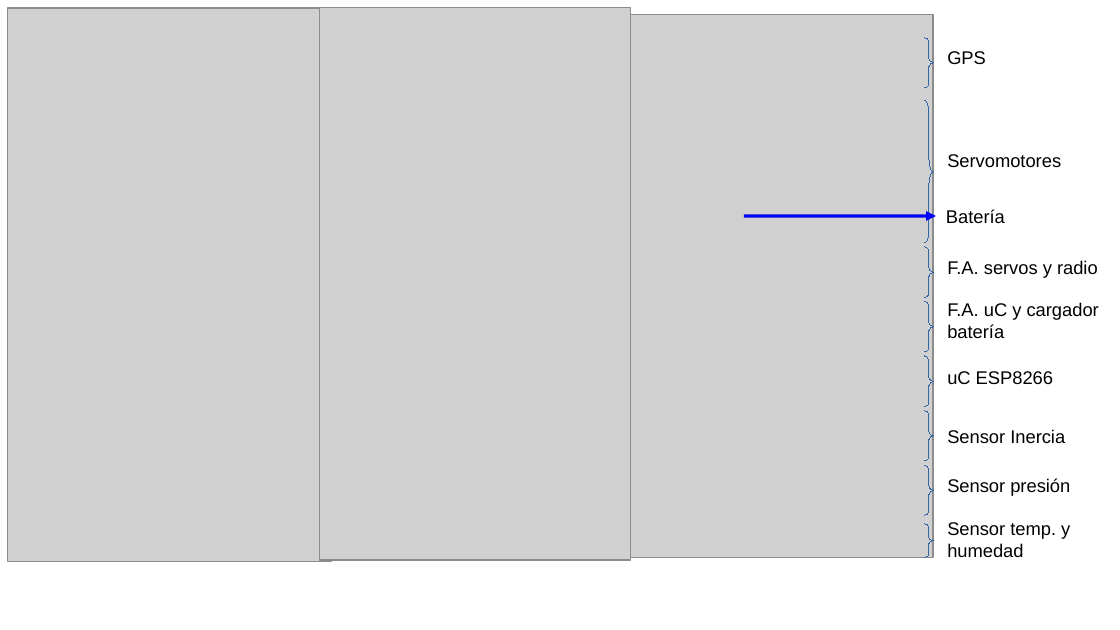
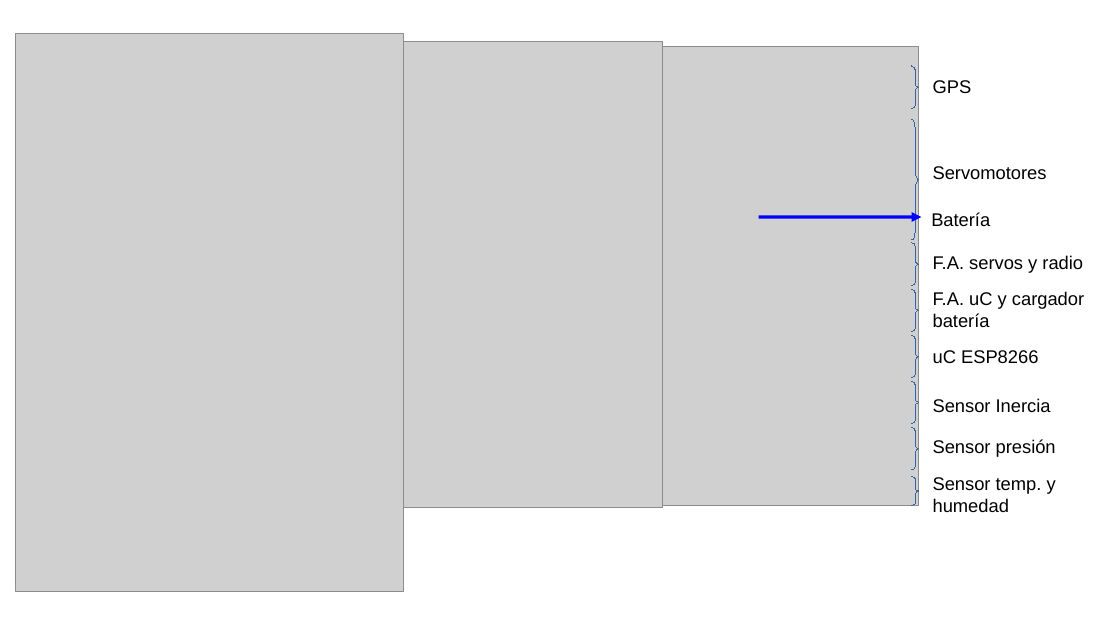
Before and after one commit to Laikata/Laikata, a slide deck: slide 1 of Esquemas/Distribución modular Laikata.odp. Drawn at 1120x630 pixels with LibreOffice and Linux fonts; fonts in the diff are those of the drawing; grey boxes stand for pictures; background and template pictures are left out. Boxes give left, top, right and bottom in pixels: in the first picture for what was removed or moved away, otherwise in the second. Text is boxed around its words. In the diff, an @@ line names an element or a change of style, - is before the commit and + after.

```diff
--- a/Esquemas/Distribución modular Laikata.odp
+++ b/Esquemas/Distribución modular Laikata.odp
@@ picture: place and size @@
-picture at <box>8,8,332,562</box>
+picture at <box>16,34,405,593</box>
@@ picture: place and size @@
-picture at <box>320,8,630,560</box>
+picture at <box>399,42,663,508</box>
@@ picture: place and size @@
-picture at <box>630,14,933,558</box>
+picture at <box>663,47,919,506</box>
@@ freeform shape: place and size @@
-freeform shape at <box>925,38,933,87</box>
+freeform shape at <box>913,66,920,109</box>
@@ text "GPS": place and size @@
-text "GPS" at <box>947,51,986,64</box>
+text "GPS" at <box>933,80,972,93</box>
@@ freeform shape: place and size @@
-freeform shape at <box>925,101,933,243</box>
+freeform shape at <box>913,119,920,240</box>
@@ text "Servomotores": place and size @@
-text "Servomotores" at <box>947,154,1061,167</box>
+text "Servomotores" at <box>933,166,1047,179</box>
@@ text "Batería": place and size @@
-text "Batería" at <box>946,209,1005,223</box>
+text "Batería" at <box>931,212,990,226</box>
@@ arrow moved from (744, 216) - (936, 216) to (759, 217) - (922, 217) @@
@@ freeform shape: place and size @@
-freeform shape at <box>925,247,933,298</box>
+freeform shape at <box>913,243,920,286</box>
@@ text "F.A. servos y radio": place and size @@
-text "F.A. servos y radio" at <box>947,260,1098,278</box>
+text "F.A. servos y radio" at <box>933,255,1083,273</box>
@@ freeform shape: place and size @@
-freeform shape at <box>925,302,933,353</box>
+freeform shape at <box>913,290,920,332</box>
@@ text "F.A. uC y cargador batería": place and size @@
-text "F.A. uC y cargador batería" at <box>947,302,1099,338</box>
+text "F.A. uC y cargador batería" at <box>933,291,1084,327</box>
@@ freeform shape: place and size @@
-freeform shape at <box>925,523,933,557</box>
+freeform shape at <box>913,335,920,377</box>
@@ text "uC ESP8266": place and size @@
-text "uC ESP8266" at <box>947,371,1053,384</box>
+text "uC ESP8266" at <box>933,350,1038,363</box>
@@ freeform shape: place and size @@
-freeform shape at <box>925,356,933,407</box>
+freeform shape at <box>913,381,920,423</box>
@@ text "Sensor Inercia": place and size @@
-text "Sensor Inercia" at <box>947,429,1065,443</box>
+text "Sensor Inercia" at <box>933,398,1051,412</box>
@@ freeform shape: place and size @@
-freeform shape at <box>925,411,933,461</box>
+freeform shape at <box>913,428,920,471</box>
@@ text "Sensor presión": place and size @@
-text "Sensor presión" at <box>947,478,1070,496</box>
+text "Sensor presión" at <box>933,439,1056,457</box>
@@ freeform shape: place and size @@
-freeform shape at <box>925,465,933,515</box>
+freeform shape at <box>913,477,920,506</box>
@@ text "Sensor temp. y humedad": place and size @@
-text "Sensor temp. y humedad" at <box>947,522,1070,557</box>
+text "Sensor temp. y humedad" at <box>933,477,1056,512</box>
```
Also in this commit, not shown: 5 other files.
